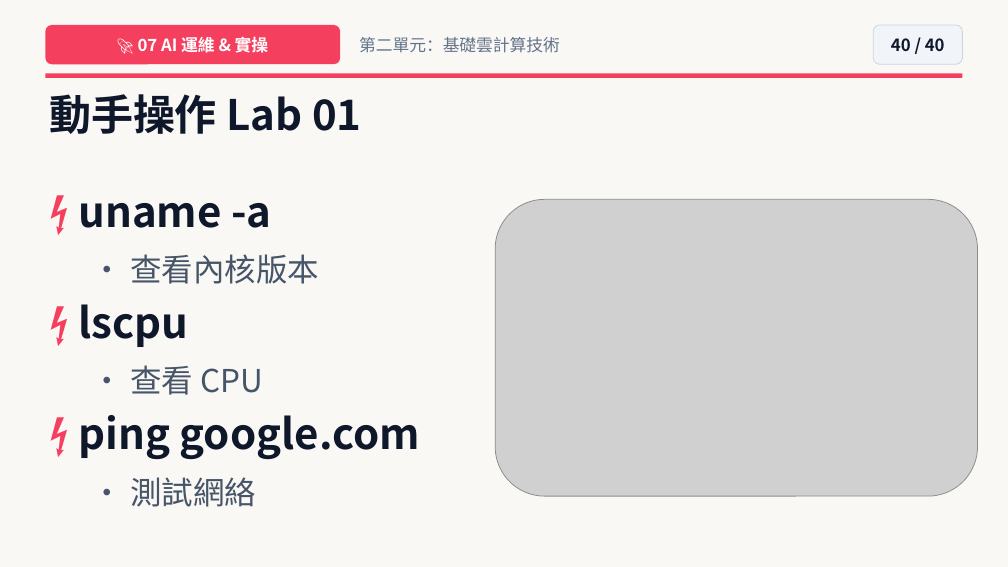
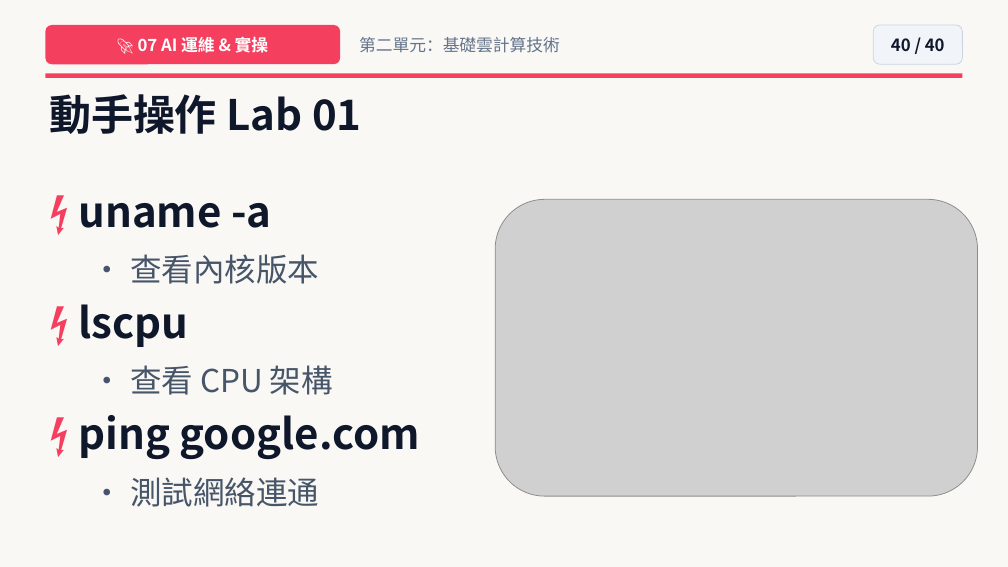
Before and after one commit to joe-ging/seed-cloud-curriculum, a slide deck: slide 40 of downloads/Deck01_Cloud_Level2_NextGen_Pixar_Theme.pptx. Drawn at 1008x567 pixels with LibreOffice and Linux fonts; fonts in the diff are those of the drawing; grey boxes stand for pictures. Boxes give left, top, right and bottom in pixels: in the first picture for what was removed or moved away, otherwise in the second. Text is boxed around its words. In the diff, an @@ line names an element or a change of style, - is before the commit and + after.

```diff
--- a/downloads/Deck01_Cloud_Level2_NextGen_Pixar_Theme.pptx
+++ b/downloads/Deck01_Cloud_Level2_NextGen_Pixar_Theme.pptx
@@ text at [130, 365, 333, 395]: text changed @@
-• 查看 CPU
+• 查看 CPU 架構
@@ text at [130, 477, 319, 507]: text changed @@
-• 測試網絡
+• 測試網絡連通
```
Also in this commit, not shown: 22 other slides changed, 24 other files.
